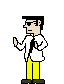
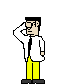
Revision of a layered 64px x 84px image; what changed, layer by layer:
hid "invite2" over [13, 16, 48, 56]
showed "embarrassed" over [13, 17, 45, 56]
